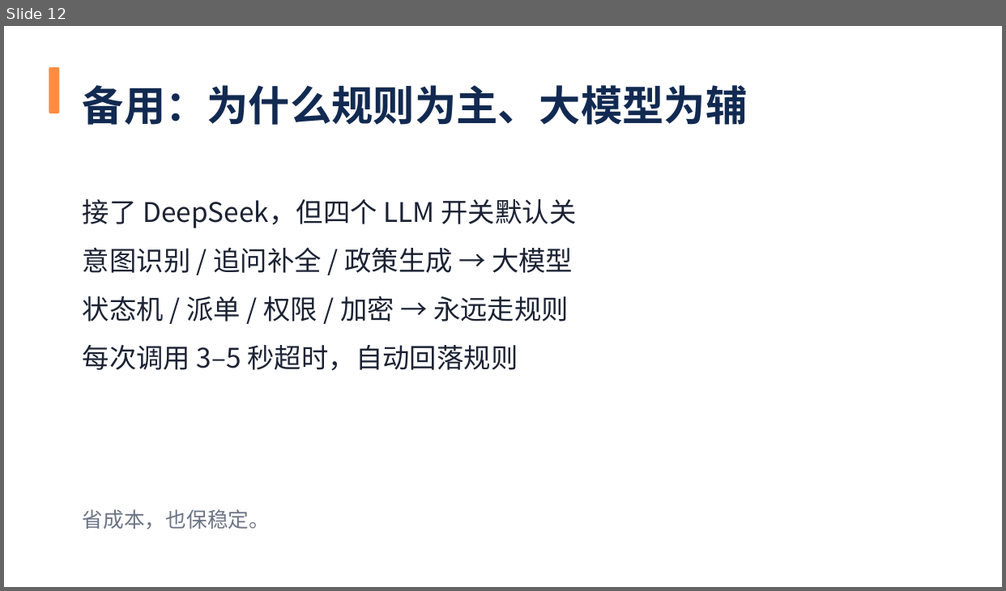
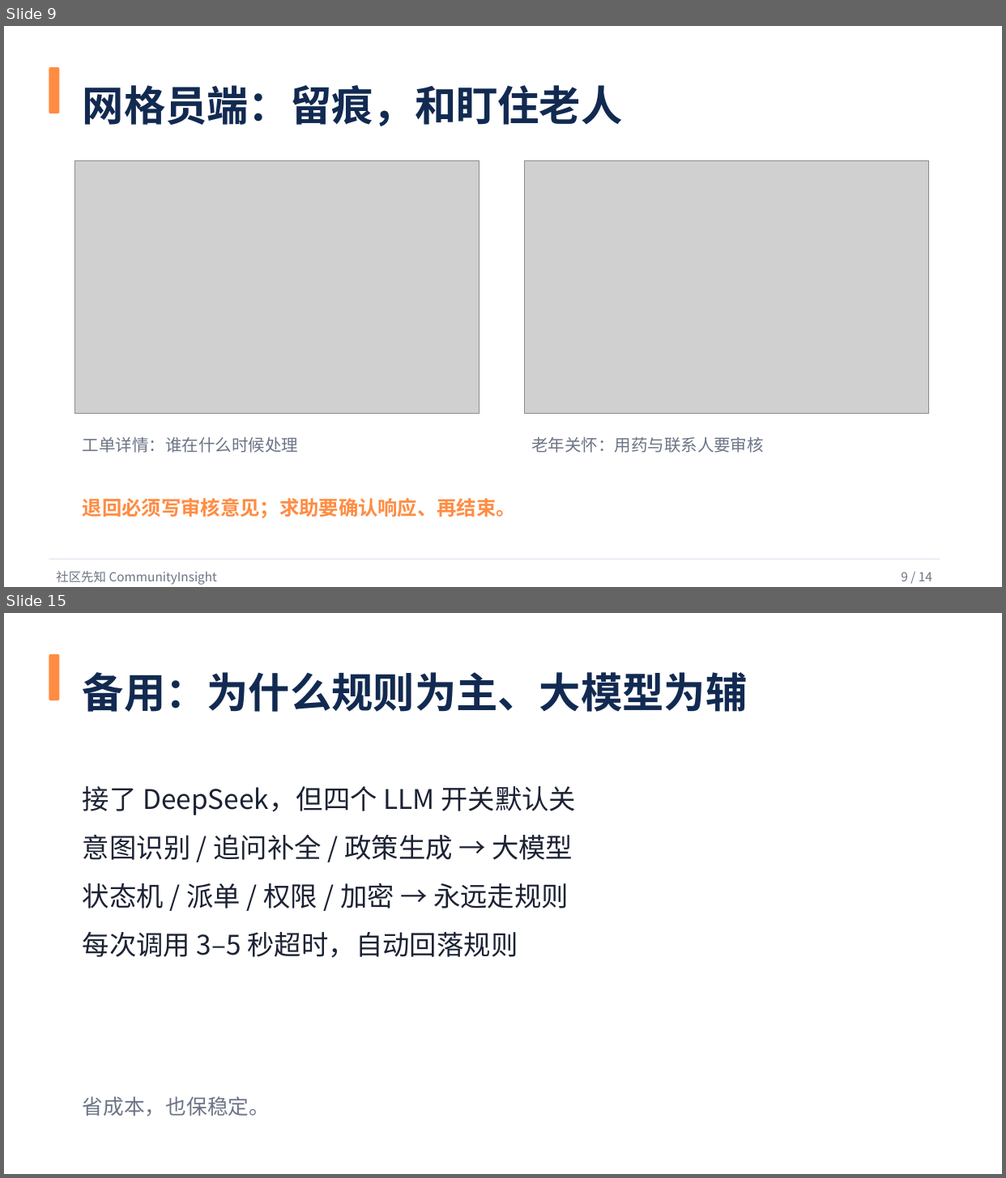
Before and after one commit to woshuofengsu/campus-insight-agent, a slide deck: docs/competition/9月22日路演-社区先知.pptx. Shown one above the other, each under a label of ours: slide 12 before the commit, slides 9 and 15 after it; the slides between them are not shown. The pictures are 1006x591 and 1006x1178 pixels, drawn with LibreOffice and Linux fonts; fonts in the diff are those of the drawing; grey boxes stand for pictures. Boxes give left, top, right and bottom in pixels: in the first picture for what was removed or moved away, otherwise in the second. Text is boxed around its words. In the diff, an @@ line names an element or a change of style, - is before the commit and + after.

```diff
--- a/docs/competition/9月22日路演-社区先知.pptx
+++ b/docs/competition/9月22日路演-社区先知.pptx
@@ slide 9 added at box(4, 26, 1002, 587), background #FFFFFF @@
@@ rounded rectangle added at box(49, 67, 59, 113), fill #FF8C42 @@
@@ text added at box(83, 85, 623, 126), 40 pt, text #122A51, bold @@
+网格员端：留痕，和盯住老人
@@ picture added at box(75, 160, 479, 414) @@
@@ picture added at box(524, 160, 928, 414) @@
@@ text added at box(83, 437, 298, 453), 16 pt, text #6B7485 @@
+工单详情：谁在什么时候处理
@@ text added at box(531, 437, 764, 453), 16 pt, text #6B7485 @@
+老年关怀：用药与联系人要审核
@@ text added at box(83, 498, 516, 518), 19 pt, text #FF8C42, bold @@
+退回必须写审核意见；求助要确认响应、再结束。
@@ rectangle added at box(49, 559, 940, 560), fill #DDE3EE @@
@@ text added at box(56, 571, 217, 585), 12 pt, text #6B7485 @@
+社区先知 CommunityInsight
@@ text added at box(901, 572, 932, 582), 12 pt, text #6B7485 @@
+9 / 14
@@ what was slide 12 is now slide 15 @@
```
Also in this commit, not shown: 7 slides changed, 5 other slides added, 3 slides removed, 25 other files.
